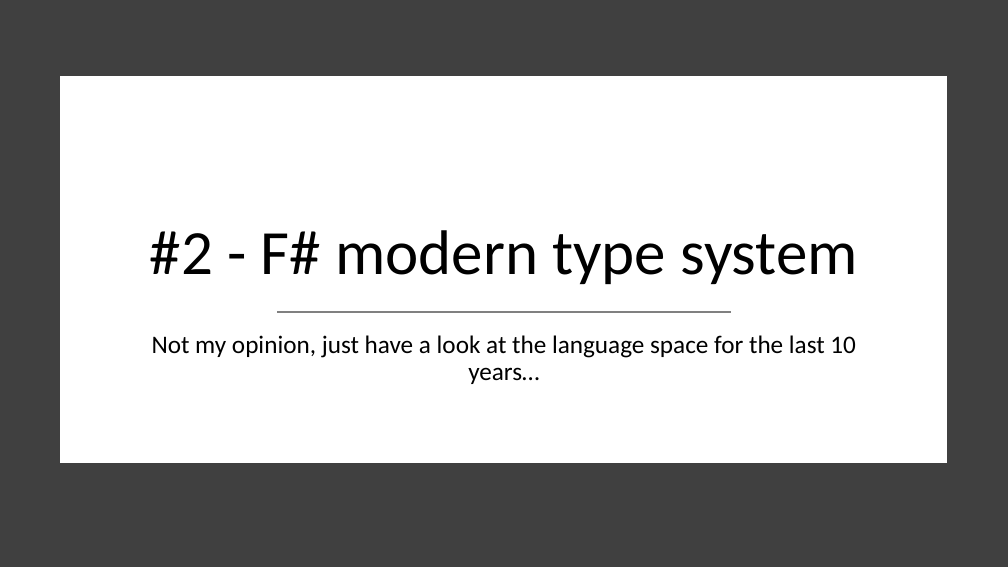
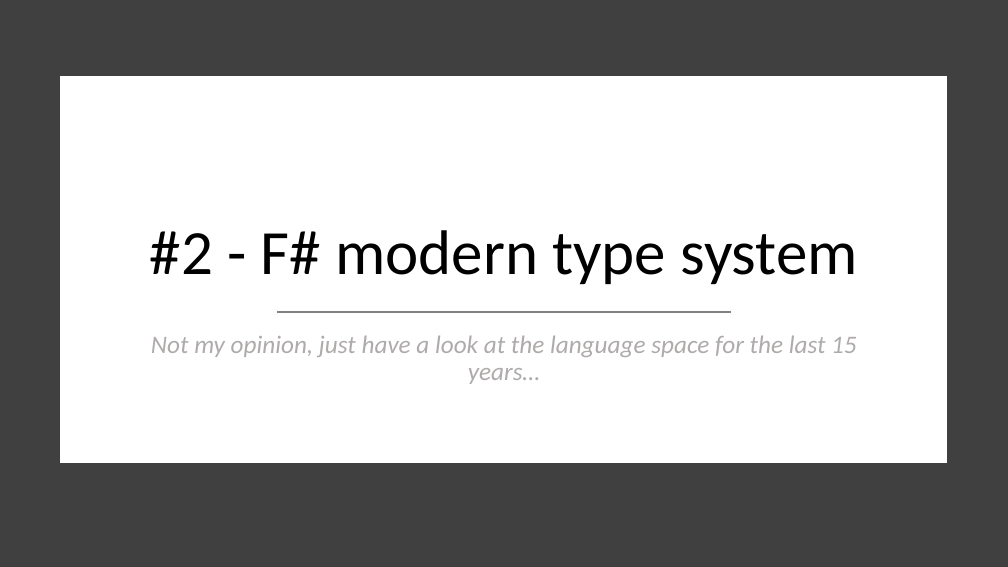
Before and after one commit to essic/prez-why-fsharp, a slide deck: slide 13 of WhyFSharp.pptx. Drawn at 1008x567 pixels with LibreOffice and Linux fonts; fonts in the diff are those of the drawing. Boxes give left, top, right and bottom in pixels: in the first picture for what was removed or moved away, otherwise in the second. Text is boxed around its words. In the diff, an @@ line names an element or a change of style, - is before the commit and + after.

```diff
--- a/WhyFSharp.pptx
+++ b/WhyFSharp.pptx
@@ text at [151,335,857,384]: text changed; text colour #000000 to #AFABAB; italic on @@
-Not my opinion, just have a look at the language space for the last 10 years…
+Not my opinion, just have a look at the language space for the last 15 years…
```
Also in this commit, not shown: 19 other slides changed, 1 slide removed.
